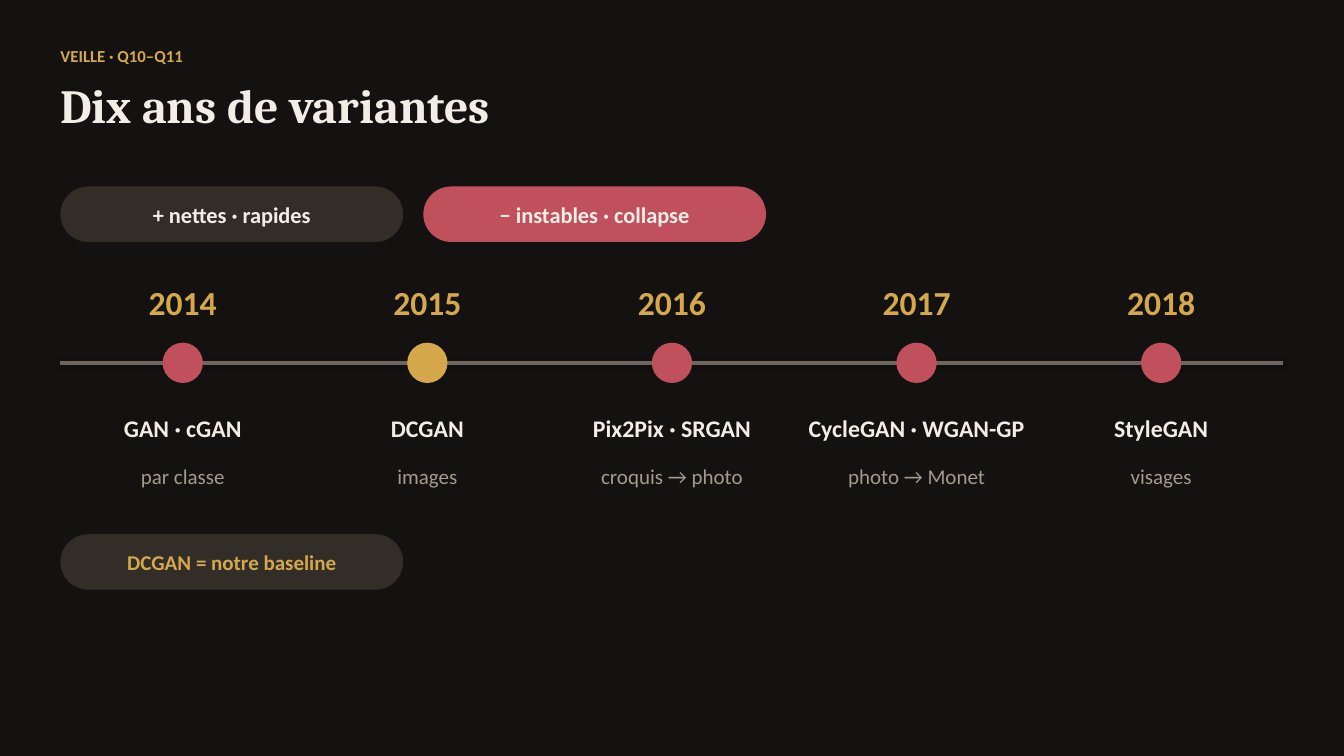
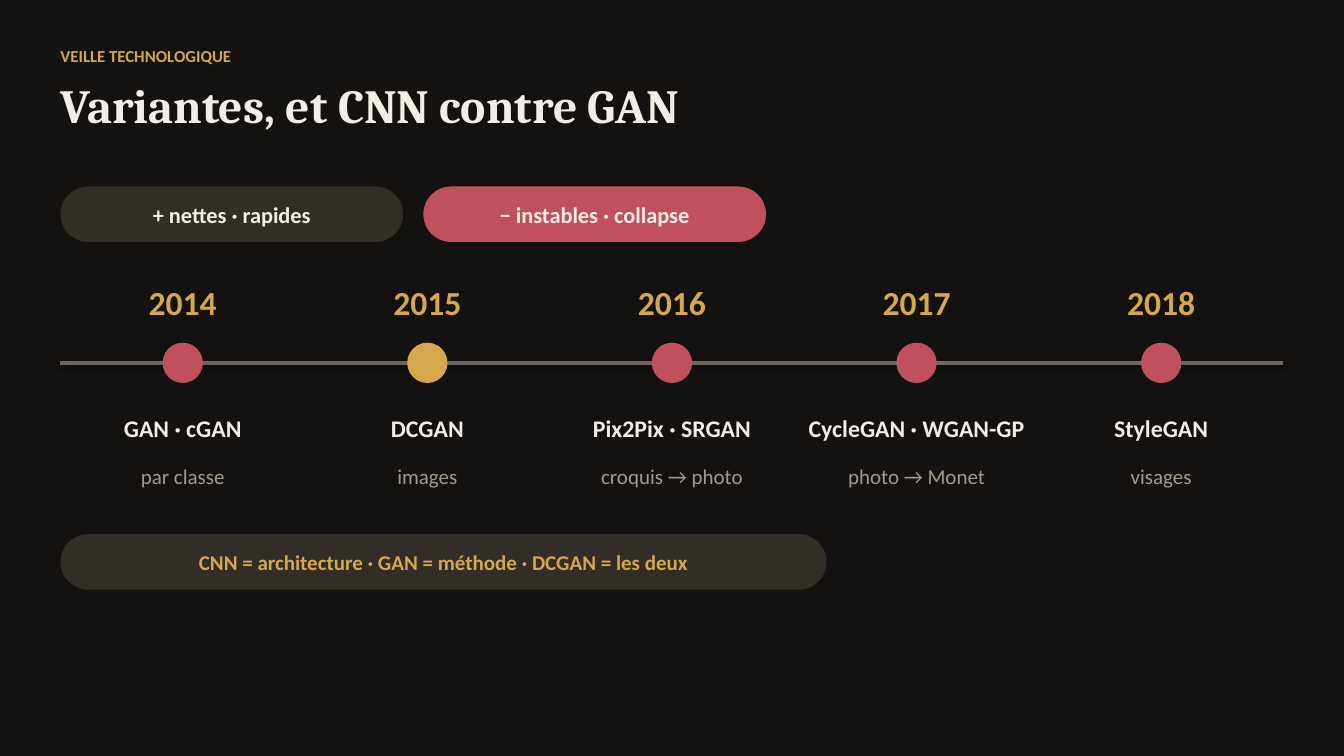
Before and after one commit to KAHINA-ABBAD/ganisme, a slide deck: slide 7 of reports/presentation/GANisme_sombre.pptx (slide 11 before the commit). Drawn at 1344x756 pixels with LibreOffice and Linux fonts; fonts in the diff are those of the drawing. Boxes give left, top, right and bottom in pixels: in the first picture for what was removed or moved away, otherwise in the second. Text is boxed around its words. In the diff, an @@ line names an element or a change of style, - is before the commit and + after.

```diff
--- a/reports/presentation/GANisme_sombre.pptx
+++ b/reports/presentation/GANisme_sombre.pptx
@@ text at (60, 51, 231, 64): text changed @@
-VEILLE · Q10–Q11
+VEILLE TECHNOLOGIQUE
@@ text at (60, 90, 679, 130): text changed @@
-Dix ans de variantes
+Variantes, et CNN contre GAN
@@ rounded rectangle "CNN = architecture · GAN ...": place and size @@
-rounded rectangle "CNN = architecture · GAN ..." at (60, 534, 403, 590)
+rounded rectangle "CNN = architecture · GAN ..." at (60, 534, 827, 590)
@@ text in rounded rectangle at (199, 555, 688, 570): text changed @@
-DCGAN = notre baseline
+CNN = architecture · GAN = méthode · DCGAN = les deux
```
Also in this commit, not shown: 20 other slides changed, 3 slides added, 24 slides removed, 16 other files.
